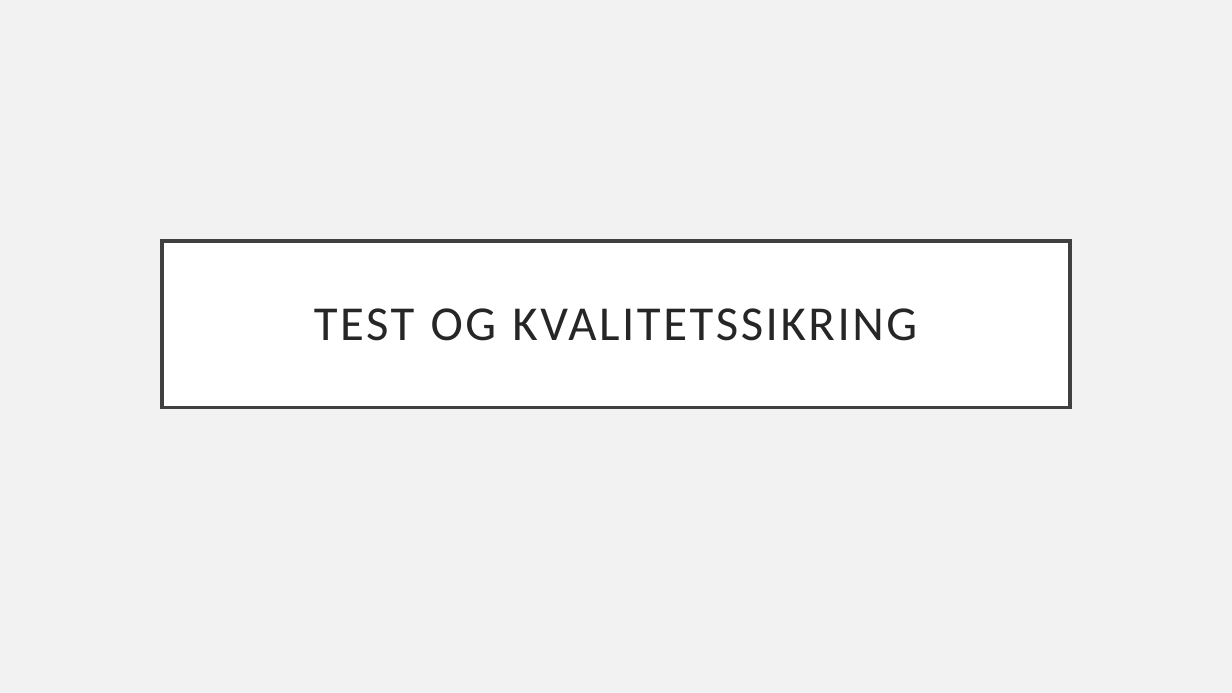
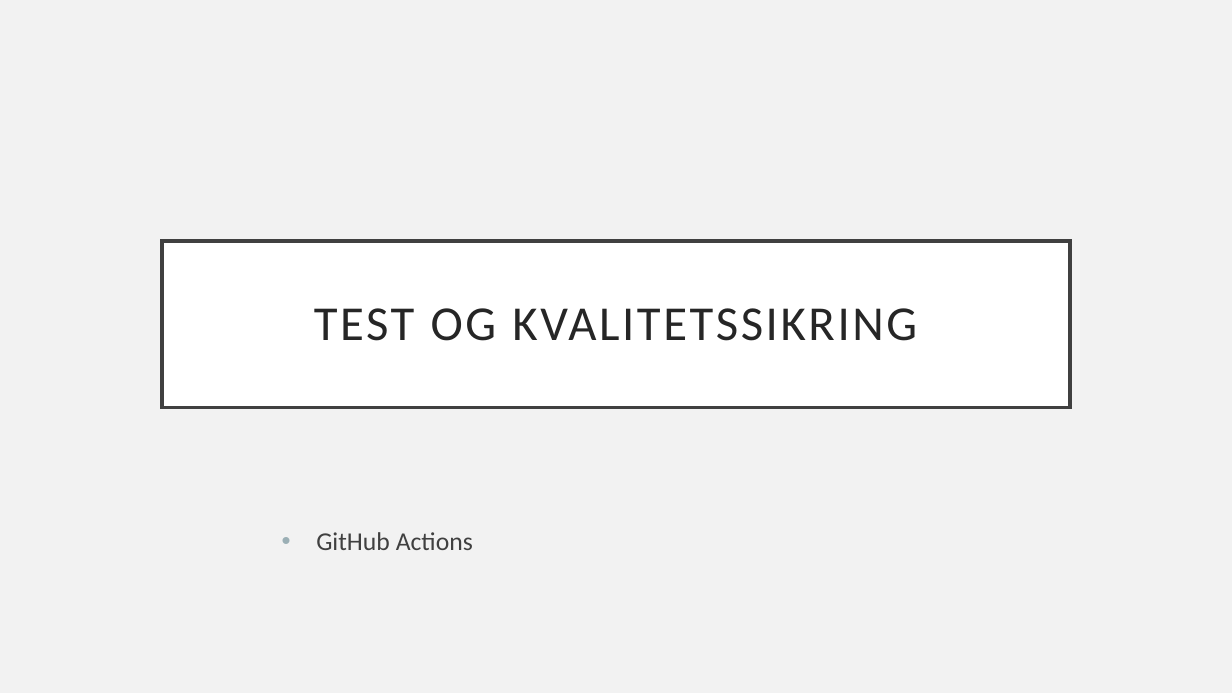
Before and after one commit to MichaelAggerholm/Apprentice_Test, a slide deck: slide 5 of Assets/Documents/Præsentation-sidernesVerden.pptx (slide 6 before the commit). Drawn at 1232x693 pixels with LibreOffice and Linux fonts; fonts in the diff are those of the drawing. Boxes give left, top, right and bottom in pixels: in the first picture for what was removed or moved away, otherwise in the second. Text is boxed around its words. In the diff, an @@ line names an element or a change of style, - is before the commit and + after.

```diff
--- a/Assets/Documents/Præsentation-sidernesVerden.pptx
+++ b/Assets/Documents/Præsentation-sidernesVerden.pptx
@@ subtitle added at (x1=316, y1=532, x2=473, y2=550), 20 pt, text #404040 @@
+• GitHub Actions
```
Also in this commit, not shown: 3 other slides changed, 1 slide added, 1 slide removed.
